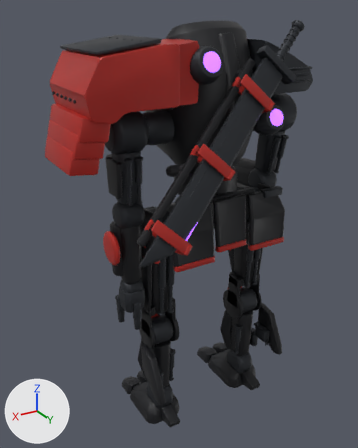
The Blender file tf2/expansion/titan/model/v3/L/Titan_L2.blend, before and after one commit.
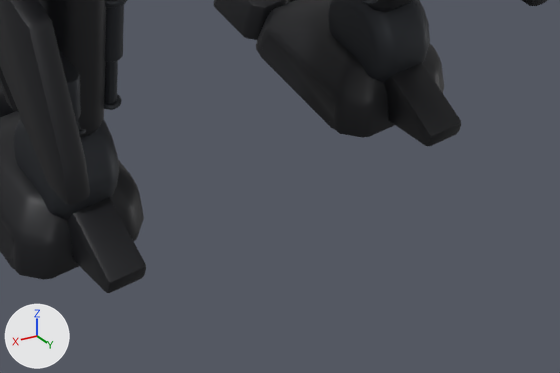
Each version is shown whole from a 50 mm camera at (3.73, 5.49, 5.98) aimed at (0.1, -0.55, 2.95), then close up on the part from 40% to 80% of the width and 79% to 100% of the height. Lighting does not change. The marker at lower left points along +X, +Y and +Z. The last two pictures show the newer version.

In view in the first close-up: 'L2_Ankle_L', 'L2_Ankle_Piston_L', 'L2_Ankle_R', 'L2_Calf_Blade_L', 'L2_Calf_Mount_L', 'L2_Foot_L', 'L2_Foot_R', 'L2_Heel_Spur_L', 'L2_Heel_Spur_R', 'L2_Shin_L', 'L2_Toe_R' and 5 more.
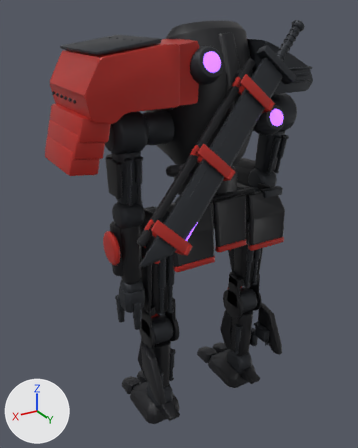
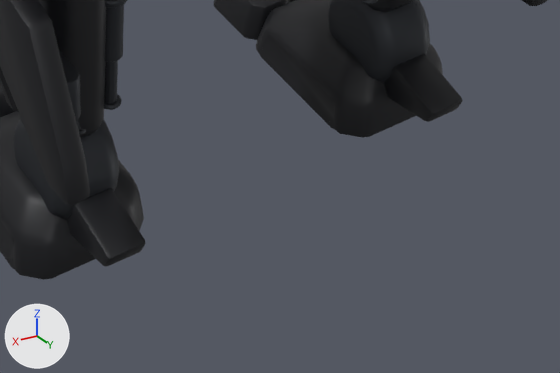
Pixel boxes [x1, y1, x2, y2] of what changed, in the close-ups (560 x 373 px):
'L2_Heel_Spur_L', reshaped (18% shorter): before [67, 198, 146, 293]; after [67, 188, 146, 266]
'L2_Heel_Spur_R', reshaped (18% shorter): before [384, 63, 461, 146]; after [384, 54, 463, 122]

The change in detail:
me_l2_heel_spur_l is used by ob_l2_heel_spur_l; parent ob_j_ankle_l; location (0.0, 0.0, 0.0).
me_l2_heel_spur_l had 56 vertices, 54 faces and spanned x -0.085..0.095, y 0.101..0.495, z -0.356..-0.048.
me_l2_heel_spur_l now has 56 vertices, 54 faces and spans x -0.085..0.095, y 0.102..0.492, z -0.236..-0.004.
me_l2_heel_spur_l part 1: 56 of 56 vertices moved; they spanned x -0.085..0.095, y 0.101..0.495, z -0.356..-0.048 and now span x -0.085..0.095, y 0.102..0.492, z -0.236..-0.004; mean shift (0.0, -0.005, 0.1).
me_l2_heel_spur_r is used by ob_l2_heel_spur_r; parent ob_j_ankle_r; location (0.0, 0.0, 0.0).
me_l2_heel_spur_r had 56 vertices, 54 faces and spanned x -0.095..0.085, y 0.101..0.495, z -0.356..-0.048.
me_l2_heel_spur_r now has 56 vertices, 54 faces and spans x -0.095..0.085, y 0.102..0.492, z -0.236..-0.004.
me_l2_heel_spur_r part 2: 56 of 56 vertices moved; they spanned x -0.095..0.085, y 0.101..0.495, z -0.356..-0.048 and now span x -0.095..0.085, y 0.102..0.492, z -0.236..-0.004; mean shift (0.0, -0.005, 0.1).
